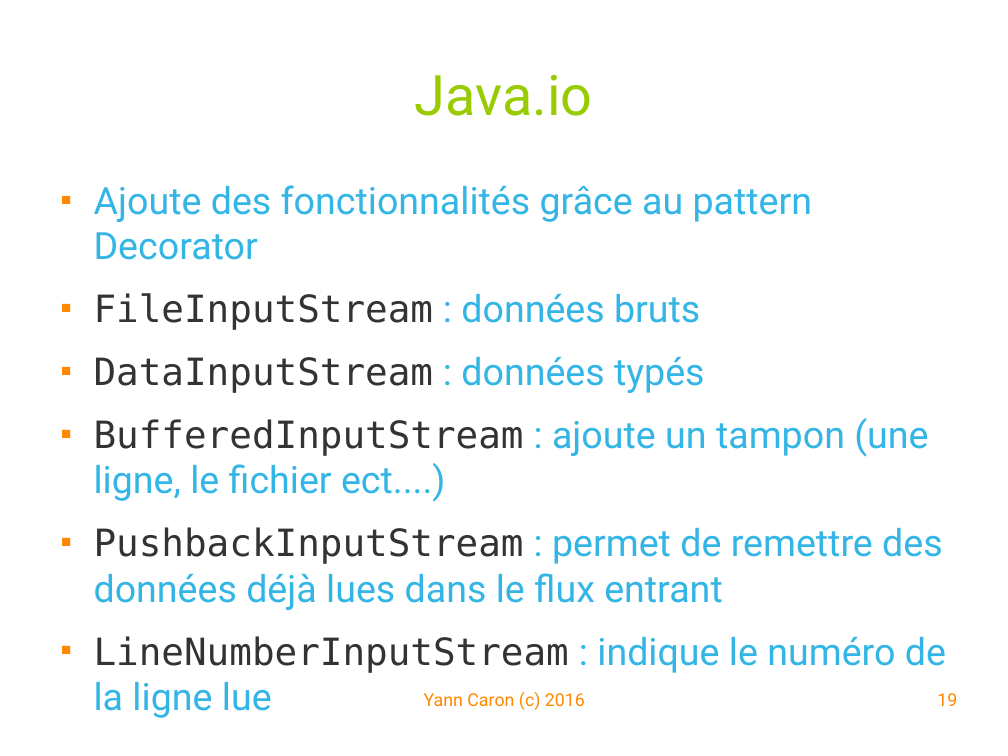
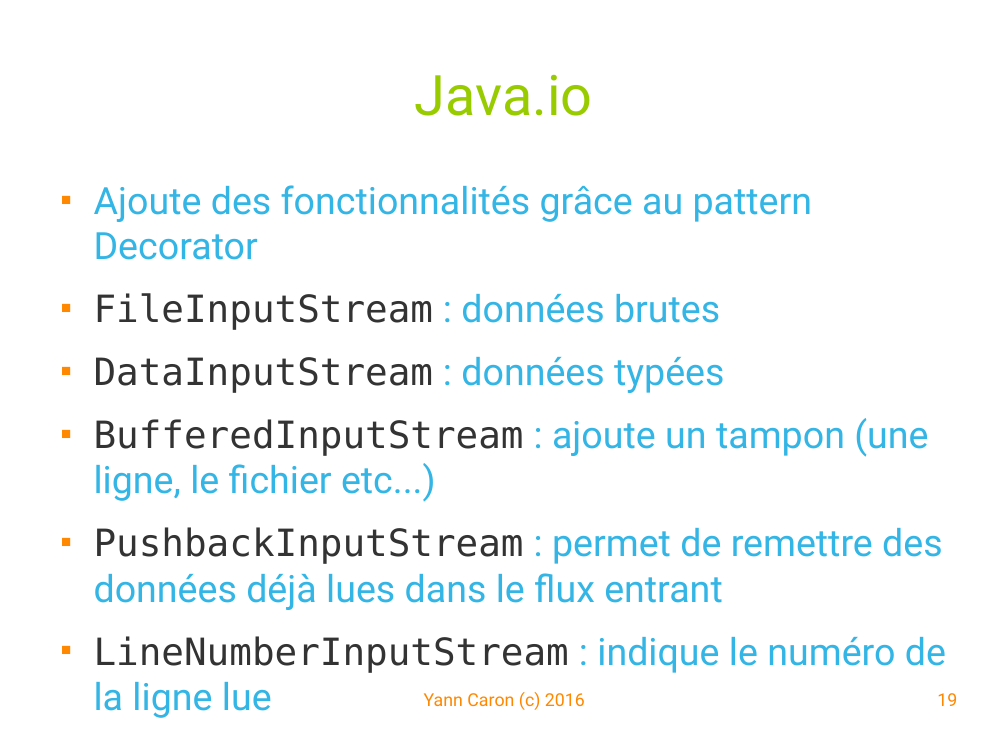
Before and after one commit to YannCaron/Android-ENSG, a slide deck: slide 19 of 09 - WebServices.odp. Drawn at 1008x756 pixels with LibreOffice and Linux fonts; fonts in the diff are those of the drawing; background and template pictures are left out. Boxes give left, top, right and bottom in pixels: in the first picture for what was removed or moved away, otherwise in the second. Text is boxed around its words. In the diff, an @@ line names an element or a change of style, - is before the commit and + after.

```diff
--- a/09 - WebServices.odp
+++ b/09 - WebServices.odp
@@ text at <box>94,293,928,502</box>: text changed @@
-■ FileInputStream : données bruts
-■ DataInputStream : données typés
-■ BufferedInputStream : ajoute un tampon (une ligne, le fichier ect....)
+■ FileInputStream : données brutes
+■ DataInputStream : données typées
+■ BufferedInputStream : ajoute un tampon (une ligne, le fichier etc...)
```
Also in this commit, not shown: 9 other slides changed.
